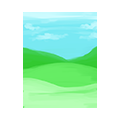
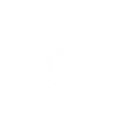
Before/after of a (120, 120) layered artwork. What changed in the layer stack:
hid "background3button" over (x1=23, y1=12, x2=97, y2=108)
added layer "musicbutton" over (x1=41, y1=18, x2=97, y2=99)
